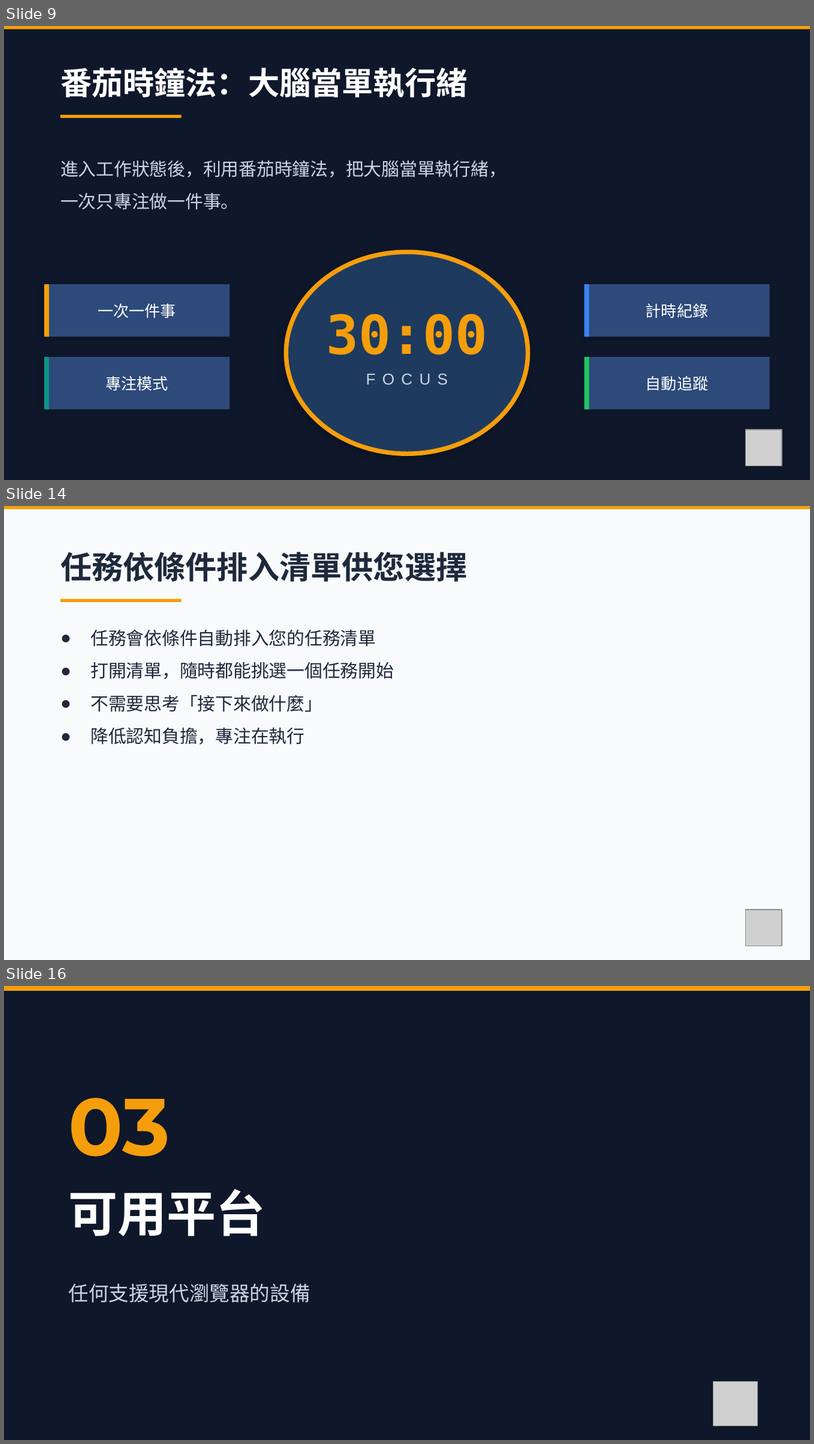
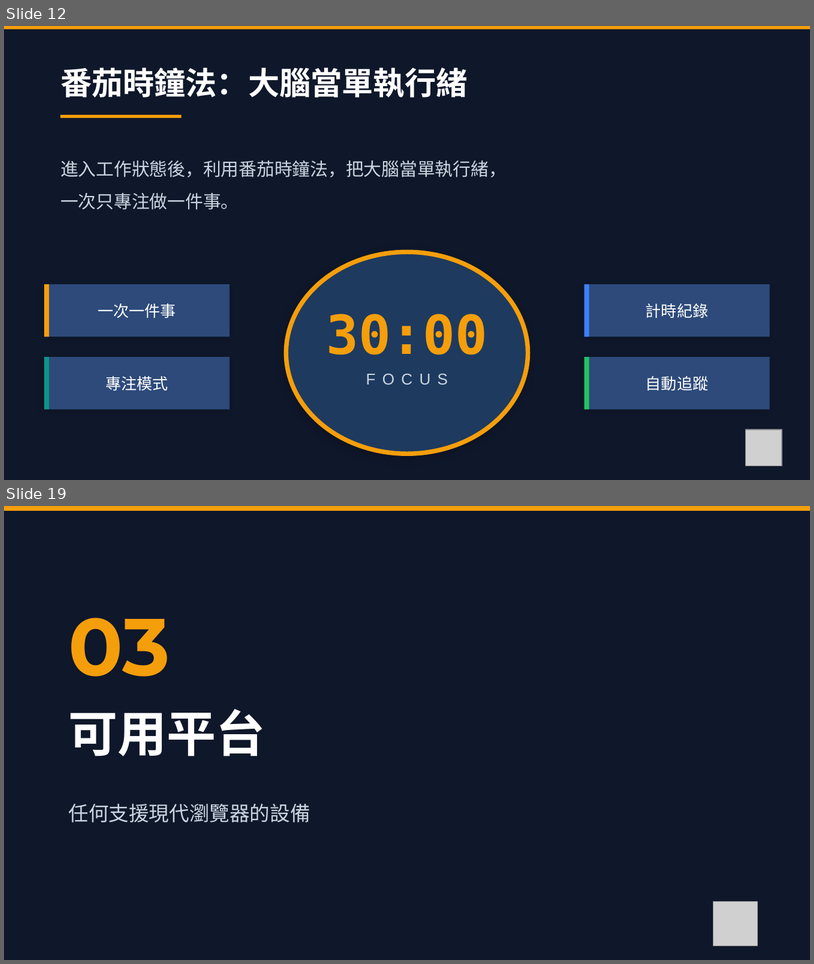
Before and after one commit to ychsue/NonBlockingLife, a slide deck: Discussion/Promotion/6mins/pictures.pptx. Shown one above the other, each under a label of ours: slides 9, 14 and 16 before the commit, slides 12 and 19 after it; the slides between them are not shown. The pictures are 814x1444 and 814x964 pixels, drawn with LibreOffice and Linux fonts; fonts in the diff are those of the drawing; grey boxes stand for pictures. Boxes give left, top, right and bottom in pixels: in the first picture for what was removed or moved away, otherwise in the second. Text is boxed around its words. In the diff, an @@ line names an element or a change of style, - is before the commit and + after.

```diff
--- a/Discussion/Promotion/6mins/pictures.pptx
+++ b/Discussion/Promotion/6mins/pictures.pptx
@@ slide 14 removed at (x1=4, y1=506, x2=810, y2=960), background #F8FAFC @@
@@ rectangle removed at (x1=4, y1=506, x2=810, y2=509) @@
@@ text removed at (x1=60, y1=552, x2=468, y2=582) @@
-任務依條件排入清單供您選擇
@@ rectangle removed at (x1=60, y1=599, x2=182, y2=602) @@
@@ text removed at (x1=90, y1=630, x2=394, y2=744) @@
-● 任務會依條件自動排入您的任務清單
-● 打開清單，隨時都能挑選一個任務開始
-● 不需要思考「接下來做什麼」
-● 降低認知負擔，專注在執行
@@ picture removed at (x1=746, y1=909, x2=782, y2=945) @@
@@ what was slide 9 is now slide 12 @@
@@ what was slide 16 is now slide 19 @@
```
Also in this commit, not shown: 8 slides changed, 6 slides added, 2 other slides removed, 22 other files.
